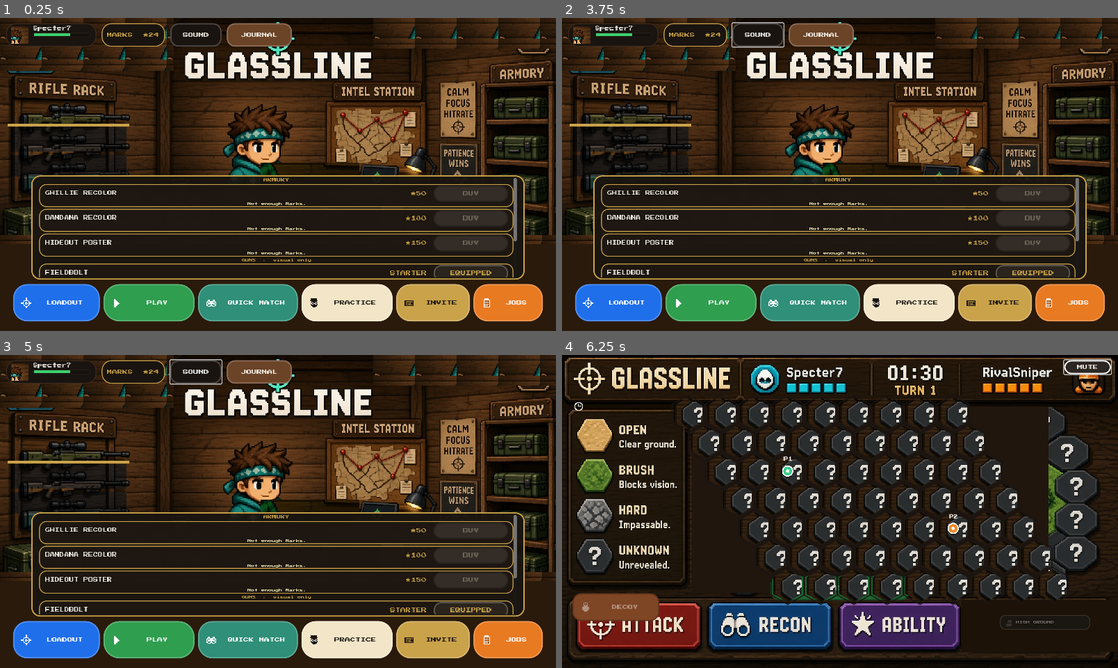
Above: before the commit, frames 1-4 (two rows, left to right).
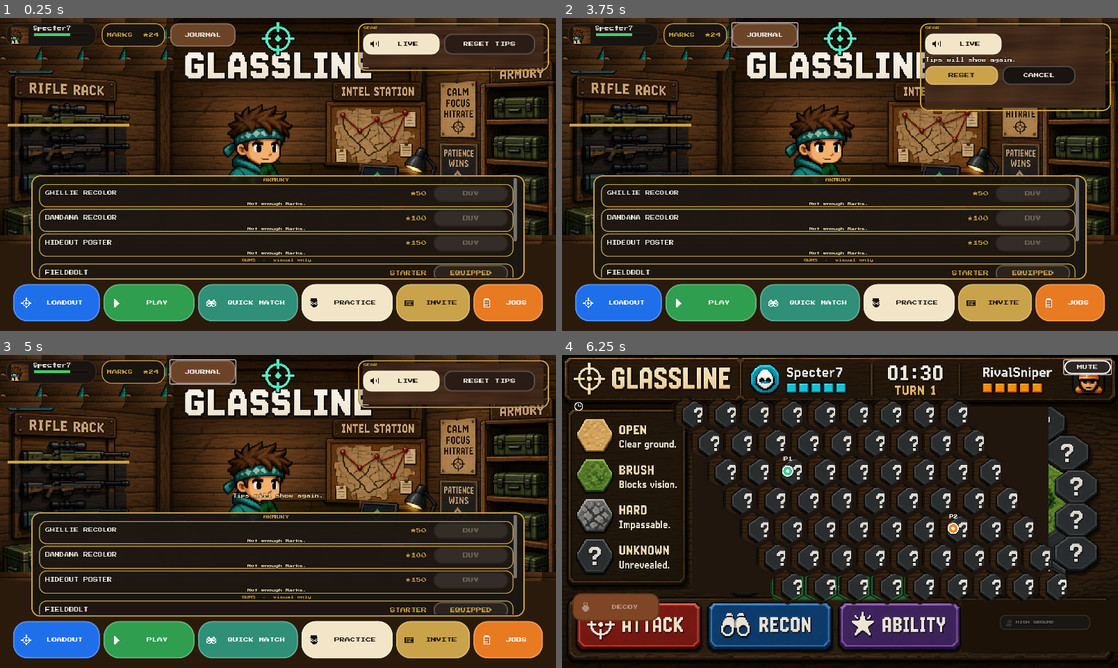
Above: after the commit, the same moments.

Repository: physikal/glassline-godot
Game: Godot game, scene res://scenes/lobby/hideout_lobby.tscn
Two runs of this game, one before a commit and one after it. Both use one fixed random seed, a clock stepped at 60 frames per second and the inputs below.
Inputs (mouse positions are in pixels of both pictures, inside the frame that each line leads up to):
- Up to frame 1 (0.25 s): no input
- Up to frame 2 (3.75 s): click (756, 33) at 0.5 s, where only the run before the commit has a clickable "SOUND"; click (756, 33) at 1.25 s, where only the run before the commit has a clickable "MUTE"; click (962, 43) at 2 s, where only the run after the commit has a clickable "LIVE"; click (962, 43) at 2.75 s, where only the run after the commit has a clickable "MUTED"; click (1051, 43) at 3.5 s, where only the run after the commit has a clickable "RESET TIPS"
- Up to frame 3 (5 s): click (400, 411) at 4.25 s, where only the run after the commit has a clickable "RESET"
- Up to frame 4 (6.25 s): click "PLAY" at 5 s; click "SOUND" at 5.75 s

The runs differ from the first frame. In frame 1, 4.2% of the frame differs, in the area x 30-99%, y 1-17%; in frame 2, 7.3%, in the area x 30-99%, y 1-30%; in frame 3, 4.3%; in frame 4, nothing differs.

Commit message:
Add hideout gear strip for master mute and coach tip reset.
The wood plate shares the existing juice mute and only clears coachSeen plus coachTerrainSeen after a local confirm.

Co-authored-by: physikal <physikal@users.noreply.github.com>

Diff:
--- a/autoload/audio_juice.gd
+++ b/autoload/audio_juice.gd
@@ -6,6 +6,7 @@
 
 const STORE := "user://glassline_settings.json"
 
+var store_path: String = STORE
 var muted: bool = false
 var last_cues: PackedStringArray = PackedStringArray()
 var last_played: PackedStringArray = PackedStringArray()
@@ -139,9 +140,9 @@
 
 
 func _load() -> void:
-	if not FileAccess.file_exists(STORE):
+	if not FileAccess.file_exists(store_path):
 		return
-	var file := FileAccess.open(STORE, FileAccess.READ)
+	var file := FileAccess.open(store_path, FileAccess.READ)
 	if file == null:
 		return
 	var parsed: Variant = JSON.parse_string(file.get_as_text())
@@ -151,7 +152,7 @@
 
 
 func _save() -> void:
-	var file := FileAccess.open(STORE, FileAccess.WRITE)
+	var file := FileAccess.open(store_path, FileAccess.WRITE)
 	if file == null:
 		return
 	file.store_string(JSON.stringify({"muted": muted}))
--- /dev/null
+++ b/scenes/lobby/gear_strip.gd
@@ -0,0 +1,233 @@
+extends Control
+## Hideout gear strip. Wood plate + chunky chips.
+## Master mute shares AudioJuice with match SOUND chrome. Coach reset is local.
+
+const Chrome := preload("res://scripts/chrome.gd")
+const Contract := preload("res://types/contract.gd")
+const Coach := preload("res://scenes/match/first_hunt_coach.gd")
+
+signal tips_reset
+
+## Headless stand-in. The hideout leaves this empty and uses the AudioJuice autoload.
+var audio = null
+
+var _plate: PanelContainer
+var _mute_btn: Button
+var _reset_btn: Button
+var _confirm_box: VBoxContainer
+var _confirm_label: Label
+var _yes_btn: Button
+var _no_btn: Button
+var _confirming: bool = false
+var _built: bool = false
+
+const _IDLE_BOTTOM := 122.0
+const _CONFIRM_BOTTOM := 214.0
+
+
+func _ready() -> void:
+	if not _built:
+		_build()
+	refresh_mute()
+
+
+func uses_wood() -> bool:
+	return _plate != null and _plate.get_node_or_null("Wood") is TextureRect
+
+
+func mute_text() -> String:
+	if _mute_btn == null:
+		return ""
+	return _mute_btn.text
+
+
+func mute_icon_kind() -> String:
+	if _mute_btn == null:
+		return ""
+	return str(_mute_btn.get_meta("icon_kind", ""))
+
+
+func is_confirming() -> bool:
+	return _confirming and _confirm_box != null and _confirm_box.visible
+
+
+func confirm_copy() -> String:
+	if _confirm_label == null:
+		return ""
+	return _confirm_label.text
+
+
+func plate_copy() -> String:
+	var bits: PackedStringArray = [Contract.GEAR_KICKER]
+	if _mute_btn:
+		bits.append(_mute_btn.text)
+	if _reset_btn and _reset_btn.visible:
+		bits.append(_reset_btn.text)
+	if is_confirming() and _confirm_label:
+		bits.append(_confirm_label.text)
+		if _yes_btn:
+			bits.append(_yes_btn.text)
+		if _no_btn:
+			bits.append(_no_btn.text)
+	return " ".join(bits)
+
+
+func refresh_mute() -> void:
+	_refresh_mute()
+
+
+func press_mute() -> void:
+	_on_mute()
+
+
+func press_reset() -> void:
+	_on_reset()
+
+
+func press_confirm() -> void:
+	_on_confirm()
+
+
+func press_cancel() -> void:
+	_on_cancel()
+
+
+func _build() -> void:
+	_built = true
+	name = "GearStrip"
+	mouse_filter = Control.MOUSE_FILTER_IGNORE
+	set_anchors_preset(Control.PRESET_TOP_RIGHT)
+	offset_left = -456.0
+	offset_right = -16.0
+	offset_top = 12.0
+	offset_bottom = _IDLE_BOTTOM
+
+	_plate = PanelContainer.new()
+	_plate.name = "GearPlate"
+	_plate.set_anchors_preset(Control.PRESET_FULL_RECT)
+	var box := Chrome.flat(Color(0.10, 0.07, 0.05, 0.28), 18, Chrome.HIGH_GOLD, 3)
+	box.content_margin_left = 12
+	box.content_margin_right = 12
+	box.content_margin_top = 8
+	box.content_margin_bottom = 8
+	_plate.add_theme_stylebox_override("panel", box)
+	add_child(_plate)
+
+	var wood := TextureRect.new()
+	wood.name = "Wood"
+	wood.set_anchors_preset(Control.PRESET_FULL_RECT)
+	wood.texture = Chrome.make_wood_texture(220, 96)
+	wood.expand_mode = TextureRect.EXPAND_IGNORE_SIZE
+	wood.stretch_mode = TextureRect.STRETCH_SCALE
+	wood.mouse_filter = Control.MOUSE_FILTER_IGNORE
+	_plate.add_child(wood)
+
+	var col := VBoxContainer.new()
+	col.add_theme_constant_override("separation", 8)
+	col.mouse_filter = Control.MOUSE_FILTER_IGNORE
+	_plate.add_child(col)
+
+	var kicker := Label.new()
+	kicker.text = Contract.GEAR_KICKER
+	kicker.mouse_filter = Control.MOUSE_FILTER_IGNORE
+	Chrome.apply_label(kicker, 8, Chrome.HIGH_GOLD, true)
+	col.add_child(kicker)
+
+	var row := HBoxContainer.new()
+	row.add_theme_constant_override("separation", 10)
+	row.mouse_filter = Control.MOUSE_FILTER_IGNORE
+	col.add_child(row)
+
+	_mute_btn = Chrome.chunk_button(Contract.GEAR_MUTE_LIVE, Chrome.POSTER_PAPER, Chrome.INK, Vector2(176, 48))
+	_mute_btn.pressed.connect(_on_mute)
+	_mute_btn.focus_mode = Control.FOCUS_NONE
+	row.add_child(_mute_btn)
+
+	_reset_btn = Chrome.chunk_button(Contract.GEAR_RESET, Chrome.WOOD_DARK, Chrome.CREAM, Vector2(210, 48))
+	_reset_btn.pressed.connect(_on_reset)
+	_reset_btn.focus_mode = Control.FOCUS_NONE
+	row.add_child(_reset_btn)
+
+	_confirm_box = VBoxContainer.new()
+	_confirm_box.visible = false
+	_confirm_box.add_theme_constant_override("separation", 8)
+	_confirm_box.mouse_filter = Control.MOUSE_FILTER_IGNORE
+	col.add_child(_confirm_box)
+
+	_confirm_label = Label.new()
+	_confirm_label.text = Contract.GEAR_CONFIRM_COPY
+	_confirm_label.autowrap_mode = TextServer.AUTOWRAP_WORD_SMART
+	_confirm_label.mouse_filter = Control.MOUSE_FILTER_IGNORE
+	Chrome.apply_label(_confirm_label, 10, Chrome.CREAM, true)
+	_confirm_box.add_child(_confirm_label)
+
+	var actions := HBoxContainer.new()
+	actions.add_theme_constant_override("separation", 10)
+	actions.mouse_filter = Control.MOUSE_FILTER_IGNORE
+	_confirm_box.add_child(actions)
+
+	_yes_btn = Chrome.chunk_button(Contract.GEAR_CONFIRM_YES, Chrome.HIGH_GOLD, Chrome.INK, Vector2(168, 44))
+	_yes_btn.focus_mode = Control.FOCUS_NONE
+	_yes_btn.pressed.connect(_on_confirm)
+	actions.add_child(_yes_btn)
+
+	_no_btn = Chrome.chunk_button(Contract.GEAR_CONFIRM_NO, Chrome.INK, Chrome.CREAM, Vector2(168, 44))
+	_no_btn.focus_mode = Control.FOCUS_NONE
+	_no_btn.pressed.connect(_on_cancel)
+	actions.add_child(_no_btn)
+
+	_refresh_mute()
+
+
+func _audio():
+	if audio != null:
+		return audio
+	## Autoload node. Resolved by path so headless script checks can compile
+	## before the singleton name is in scope.
+	return get_node("/root/AudioJuice")
+
+
+func _refresh_mute() -> void:
+	if _mute_btn == null:
+		return
+	var muted := bool(_audio().muted)
+	var fg := Chrome.CREAM if muted else Chrome.INK
+	var bg := Chrome.INK if muted else Chrome.POSTER_PAPER
+	_mute_btn.text = Contract.GEAR_MUTE_MUTED if muted else Contract.GEAR_MUTE_LIVE
+	Chrome.paint_chunk_button(_mute_btn, bg, fg)
+	var kind := "speaker_off" if muted else "speaker"
+	_mute_btn.set_meta("icon_kind", kind)
+	_mute_btn.icon = Chrome.make_icon(kind, fg, 22)
+	_mute_btn.add_theme_constant_override("h_separation", 8)
+	_mute_btn.add_theme_constant_override("icon_max_width", 22)
+	_mute_btn.tooltip_text = Chrome.mute_button_tip(muted)
+
+
+func _on_mute() -> void:
+	_audio().toggle_mute()
+	_refresh_mute()
+
+
+func _on_reset() -> void:
+	_set_confirming(true)
+
+
+func _on_cancel() -> void:
+	_set_confirming(false)
+
+
+func _on_confirm() -> void:
+	if not _confirming:
+		return
+	Coach.reset_tips()
+	_set_confirming(false)
+	tips_reset.emit()
+
+
+func _set_confirming(on: bool) -> void:
+	_confirming = on
+	if _confirm_box:
+		_confirm_box.visible = on
+	if _reset_btn:
+		_reset_btn.visible = not on
+	offset_bottom = _CONFIRM_BOTTOM if on else _IDLE_BOTTOM
--- a/scenes/lobby/hideout_lobby.gd
+++ b/scenes/lobby/hideout_lobby.gd
@@ -9,6 +9,7 @@
 const Queue := preload("res://types/queue.gd")
 const ExposureDoll := preload("res://scenes/match/exposure_doll.gd")
 const JournalPlate := preload("res://scenes/lobby/journal_plate.gd")
+const GearStrip := preload("res://scenes/lobby/gear_strip.gd")
 
 var _bg: TextureRect
 var _wood_covers: Array[ColorRect] = []
@@ -46,8 +47,8 @@
 var _dock_practice: Button
 var _practice_panel: PanelContainer
 var _journal_plate: JournalPlate
+var _gear: GearStrip
 var _dock: HBoxContainer
-var _mute_btn: Button
 
 
 func _ready() -> void:
@@ -231,6 +232,18 @@
 		DisplayServer.window_set_mode(DisplayServer.WINDOW_MODE_WINDOWED)
 		DisplayServer.window_set_size(Vector2i(1280, 720))
 		await _capture_journal_muted()
+	elif "--capture-gear-strip" in args:
+		DisplayServer.window_set_mode(DisplayServer.WINDOW_MODE_WINDOWED)
+		DisplayServer.window_set_size(Vector2i(1280, 720))
+		await _capture_gear(false, false)
+	elif "--capture-gear-muted" in args:
+		DisplayServer.window_set_mode(DisplayServer.WINDOW_MODE_WINDOWED)
+		DisplayServer.window_set_size(Vector2i(1280, 720))
+		await _capture_gear(true, false)
+	elif "--capture-gear-confirm" in args:
+		DisplayServer.window_set_mode(DisplayServer.WINDOW_MODE_WINDOWED)
+		DisplayServer.window_set_size(Vector2i(1280, 720))
+		await _capture_gear(false, true)
 	elif "--capture-abandon-cta" in args or "--capture-grace-countdown" in args \
 			or "--capture-forfeit-overlay" in args \
 			or "--capture-end-summary-kill" in args \
@@ -628,6 +641,7 @@
 	add_child(operative)
 
 	_build_top_bar()
+	_build_gear_strip()
 
 	_last_pay = Label.new()
 	_last_pay.visible = false
@@ -757,11 +771,6 @@
 	_marks.vertical_alignment = VERTICAL_ALIGNMENT_CENTER
 	Chrome.apply_label(_marks, 12, Chrome.HIGH_GOLD, true)
 	marks_chip.add_child(_marks)
-
-	_mute_btn = Chrome.dock_button(Chrome.mute_button_text(AudioJuice.muted), Chrome.INK, Chrome.CREAM, Vector2(118, 36))
-	_mute_btn.tooltip_text = Chrome.mute_button_tip(AudioJuice.muted)
-	_mute_btn.pressed.connect(_toggle_mute)
-	left.add_child(_mute_btn)
 
 	var journal := Chrome.dock_button(Contract.JOURNAL_CTA, Chrome.WOOD, Chrome.CREAM, Vector2(150, 36))
 	journal.tooltip_text = "Last hunts from the ledger."
@@ -1274,6 +1283,35 @@
 	var back := Chrome.chunk_button(Contract.PRACTICE_BACK, Chrome.INK, Chrome.CREAM, Vector2(180, 52))
 	back.pressed.connect(_close_practice)
 	actions.add_child(back)
+
+
+func _build_gear_strip() -> void:
+	_gear = GearStrip.new()
+	_gear.tips_reset.connect(_on_tips_reset)
+	add_child(_gear)
+
+
+func _on_tips_reset() -> void:
+	_toast_msg(Contract.GEAR_CONFIRM_COPY)
+
+
+func _capture_gear(muted: bool, confirm: bool) -> void:
+	if _shop_row:
+		_shop_row.visible = false
+	AudioJuice.set_muted(muted)
+	if _gear:
+		_gear.refresh_mute()
+		if confirm:
+			_gear.press_reset()
+	var path := "res://artifacts/ux/gear_strip_live.png"
+	var tag := "S1_GEAR_LIVE"
+	if confirm:
+		path = "res://artifacts/ux/gear_strip_confirm.png"
+		tag = "S4_GEAR_CONFIRM"
+	elif muted:
+		path = "res://artifacts/ux/gear_strip_muted.png"
+		tag = "S2_GEAR_MUTED"
+	await _capture_named(path, tag)
 
 
 func _build_journal_plate() -> void:
@@ -1905,13 +1943,6 @@
 		_toggle_live()
 
 
-func _toggle_mute() -> void:
-	AudioJuice.toggle_mute()
-	if _mute_btn:
-		_mute_btn.text = Chrome.mute_button_text(AudioJuice.muted)
-		_mute_btn.tooltip_text = Chrome.mute_button_tip(AudioJuice.muted)
-
-
 func _toggle_live() -> void:
 	ClientSession.live_override = 0 if ClientSession.use_live_api() else 1
 	if ClientSession.use_live_api():
--- a/scenes/match/first_hunt_coach.gd
+++ b/scenes/match/first_hunt_coach.gd
@@ -52,7 +52,18 @@
 
 static func clear_seen() -> void:
 	var cfg := ConfigFile.new()
+	cfg.load(store_path)
 	cfg.set_value(Contract.COACH_SECTION, Contract.COACH_SEEN_KEY, false)
+	cfg.save(store_path)
+
+
+static func reset_tips() -> void:
+	## Local only. Clears first-hunt and the terrain kind list. No API.
+	## coachTerrainSeen is a comma list (high,brush), so clear it to empty.
+	var cfg := ConfigFile.new()
+	cfg.load(store_path)
+	cfg.set_value(Contract.COACH_SECTION, Contract.COACH_SEEN_KEY, false)
+	cfg.set_value(Contract.COACH_SECTION, Contract.COACH_TERRAIN_SEEN_KEY, "")
 	cfg.save(store_path)
 
 
--- a/scripts/chrome.gd
+++ b/scripts/chrome.gd
@@ -392,6 +392,10 @@
 			_icon_coin(img, color)
 		"gem":
 			_icon_gem(img, color)
+		"speaker", "sound":
+			_icon_speaker(img, color, false)
+		"speaker_off", "mute":
+			_icon_speaker(img, color, true)
 		_:
 			_icon_star(img, color)
 	return ImageTexture.create_from_image(img)
@@ -643,6 +647,25 @@
 	_fill_circle(img, 20, 14, 1, INK)
 
 
+static func _icon_speaker(img: Image, color: Color, off: bool) -> void:
+	## Toy speaker. Live draws two sound bars. Muted draws a slash. No mic / radio kit.
+	var s := mini(img.get_width(), img.get_height())
+	var body_w := maxi(4, int(float(s) * 0.26))
+	var body_h := maxi(5, int(float(s) * 0.34))
+	var body_x := int(float(s) * 0.08)
+	var body_y := int(float(s) * 0.33)
+	_fill_rect(img, body_x, body_y, body_w, body_h, color)
+	var cone_x := body_x + body_w - 1
+	_fill_rect(img, cone_x, int(float(s) * 0.24), maxi(3, int(float(s) * 0.16)), int(float(s) * 0.52), color)
+	_fill_rect(img, cone_x + int(float(s) * 0.12), int(float(s) * 0.14), maxi(2, int(float(s) * 0.12)), int(float(s) * 0.72), color)
+	if off:
+		_line(img, float(s) * 0.62, float(s) * 0.18, float(s) * 0.92, float(s) * 0.82, color)
+		_line(img, float(s) * 0.68, float(s) * 0.16, float(s) * 0.98, float(s) * 0.80, color)
+	else:
+		_fill_rect(img, int(float(s) * 0.68), int(float(s) * 0.36), maxi(2, int(float(s) * 0.08)), int(float(s) * 0.28), color)
+		_fill_rect(img, int(float(s) * 0.82), int(float(s) * 0.22), maxi(2, int(float(s) * 0.08)), int(float(s) * 0.56), color)
+
+
 static func _icon_clipboard(img: Image, color: Color) -> void:
 	_fill_rect(img, 7, 6, 15, 18, color)
 	_fill_rect(img, 9, 8, 11, 14, Color(0, 0, 0, 0.28))
--- a/tools/headless_loop_test.gd
+++ b/tools/headless_loop_test.gd
@@ -12,6 +12,7 @@
 const Chrome := preload("res://scripts/chrome.gd")
 const Journal := preload("res://types/journal.gd")
 const JournalPlate := preload("res://scenes/lobby/journal_plate.gd")
+const GearStrip := preload("res://scenes/lobby/gear_strip.gd")
 const MockScript := preload("res://autoload/mock_match_server.gd")
 const SessionScript := preload("res://autoload/client_session.gd")
 const JuiceScript := preload("res://autoload/audio_juice.gd")
@@ -154,6 +155,7 @@
 	_player_persist_case(failed)
 	_first_hunt_coach_case(failed)
 	_terrain_coach_case(failed)
+	_gear_strip_case(failed)
 	_practice_case(failed)
 	_journal_case(failed)
 
@@ -2433,6 +2435,113 @@
 	done.free()
 	held.free()
 	Coach.restore_store()
+
+
+func _gear_strip_case(failed: PackedStringArray) -> void:
+	## S1–S6: hideout gear strip. Mute persists and silences juice. Coach reset confirms first.
+	## Terrain seen is the landed comma list (high,brush), not a bool.
+	var Coach := load("res://scenes/match/first_hunt_coach.gd")
+	var Terrain := load("res://scenes/match/terrain_coach.gd")
+	var store := "user://glassline_coach_gear_test.cfg"
+	Coach.reset_store_for_test(store)
+	Terrain.store_path = store
+	Coach.mark_seen()
+	Terrain.mark_kind(Contract.COACH_TERRAIN_HIGH)
+	Terrain.mark_kind(Contract.COACH_TERRAIN_BRUSH)
+	_expect(failed, Coach.is_seen(), "S3 coachSeen starts dismissed")
+	_expect(failed, Terrain.is_kind_seen(Contract.COACH_TERRAIN_HIGH), "S3 high starts dismissed")
+	_expect(failed, Terrain.is_kind_seen(Contract.COACH_TERRAIN_BRUSH), "S3 brush starts dismissed")
+
+	var juice = JuiceScript.new()
+	juice.store_path = "user://glassline_settings_gear_test.json"
+	juice.set_muted(false)
+	var strip = GearStrip.new()
+	strip.audio = juice
+	strip._build()
+	_expect(failed, strip.uses_wood(), "S6 wood plate")
+	_expect(failed, strip.mute_text() == Contract.GEAR_MUTE_LIVE, "S1 live label")
+	_expect(failed, strip.mute_icon_kind() == "speaker", "S1 speaker icon")
+	_expect(failed, strip.mouse_filter == Control.MOUSE_FILTER_IGNORE, "S2 strip does not cover the room")
+	_expect(failed, not strip.is_confirming(), "S4 confirm starts closed")
+
+	strip.press_mute()
+	_expect(failed, juice.muted, "S1 mute toggles juice")
+	_expect(failed, strip.mute_text() == Contract.GEAR_MUTE_MUTED, "S1 muted label")
+	_expect(failed, strip.mute_icon_kind() == "speaker_off", "S1 muted speaker")
+	juice.notice_last_action({
+		"type": Contract.ACT_ATTACK,
+		"hit": true,
+		"highGroundApplied": true,
+		"coverApplied": true,
+	})
+	_expect(failed, juice.last_played.is_empty(), "S2 muted plays nothing")
+	_expect(failed, juice.last_cues.has(Contract.CUE_HIT), "S2 silent hunt still names the cue")
+	_expect(failed, juice.last_cues.has(Contract.CUE_HIGH) and juice.last_cues.has(Contract.CUE_BRUSH), "S2 mute kills every stinger")
+	var toast := Chrome.describe_attack_result({
+		"type": Contract.ACT_ATTACK,
+		"hit": true,
+		"hitChance": 0.9,
+	})
+	_expect(failed, toast.find("Shot hit") >= 0, "S2 result toast still readable")
+	var again = JuiceScript.new()
+	again.store_path = juice.store_path
+	again._load()
+	_expect(failed, again.muted, "S1 mute survives restart")
+	var raw := FileAccess.get_file_as_string(juice.store_path)
+	_expect(failed, raw.find("http") < 0 and raw.find("token") < 0, "S5 settings file is local mute only")
+
+	strip.press_confirm()
+	_expect(failed, Coach.is_seen(), "S4 confirm without ask keeps coachSeen")
+	_expect(failed, Terrain.is_kind_seen(Contract.COACH_TERRAIN_HIGH), "S4 confirm without ask keeps high")
+	_expect(failed, Terrain.is_kind_seen(Contract.COACH_TERRAIN_BRUSH), "S4 confirm without ask keeps brush")
+	strip.press_reset()
+	_expect(failed, strip.is_confirming(), "S4 confirm opens")
+	_expect(failed, strip.confirm_copy().to_lower().find("tips will show again") >= 0, "S4 tips will show again")
+	_expect(failed, Coach.is_seen(), "S4 opening confirm leaves coachSeen")
+	_expect(failed, Terrain.is_kind_seen(Contract.COACH_TERRAIN_HIGH) and Terrain.is_kind_seen(Contract.COACH_TERRAIN_BRUSH), "S4 opening confirm leaves terrain dismissed")
+	strip.press_cancel()
+	_expect(failed, not strip.is_confirming(), "S4 cancel closes")
+	_expect(failed, Coach.is_seen(), "S4 cancel leaves coachSeen")
+	_expect(failed, Terrain.is_kind_seen(Contract.COACH_TERRAIN_HIGH) and Terrain.is_kind_seen(Contract.COACH_TERRAIN_BRUSH), "S4 cancel leaves terrain dismissed")
+	strip.press_reset()
+	strip.press_confirm()
+	_expect(failed, not strip.is_confirming(), "S3 confirm closes after clear")
+	_expect(failed, not Coach.is_seen(), "S3 coachSeen cleared")
+	_expect(failed, not Terrain.is_kind_seen(Contract.COACH_TERRAIN_HIGH), "S3 high cleared")
+	_expect(failed, not Terrain.is_kind_seen(Contract.COACH_TERRAIN_BRUSH), "S3 brush cleared")
+	var cfg := ConfigFile.new()
+	_expect(failed, cfg.load(Coach.store_path) == OK, "S3 coach file saved")
+	_expect(failed, cfg.get_value(Contract.COACH_SECTION, Contract.COACH_SEEN_KEY, true) == false, "S3 coachSeen false")
+	_expect(failed, str(cfg.get_value(Contract.COACH_SECTION, Contract.COACH_TERRAIN_SEEN_KEY, "x")) == "", "S3 terrain list cleared")
+
+	var copy := strip.plate_copy().to_lower()
+	_expect(failed, copy.find("live") >= 0 or strip.mute_text() == Contract.GEAR_MUTE_MUTED, "S1 readable mute state")
+	strip.press_mute()
+	_expect(failed, not juice.muted, "S1 unmute restores juice")
+	_expect(failed, strip.mute_text() == Contract.GEAR_MUTE_LIVE, "S1 live again")
+	var gear_src := FileAccess.get_file_as_string("res://scenes/lobby/gear_strip.gd")
+	var coach_src := FileAccess.get_file_as_string("res://scenes/match/first_hunt_coach.gd")
+	_expect(failed, gear_src.find("make_wood_texture") >= 0, "S6 wood grain")
+	_expect(failed, gear_src.find("chunk_button") >= 0, "S6 chunky chips")
+	_expect(failed, gear_src.find("AudioJuice") >= 0, "S1 same mute as juice autoload")
+	_expect(failed, gear_src.find("reset_tips") >= 0, "S3 strip calls reset_tips")
+	_expect(failed, gear_src.find("MatchAPI") < 0 and gear_src.find("HTTPRequest") < 0, "S5 no API client")
+	_expect(failed, gear_src.to_lower().find("marks") < 0, "S5 no Marks")
+	_expect(failed, gear_src.find("GRAPHICS") < 0 and gear_src.to_lower().find("keybind") < 0, "S6 no graphics or keybinds")
+	_expect(failed, gear_src.find("ACCOUNT") < 0 and gear_src.find("OPTIONS") < 0, "S6 not an Options app")
+	_expect(failed, coach_src.find("func reset_tips") >= 0, "S3 reset_tips exists")
+	_expect(failed, coach_src.find("MatchAPI") < 0, "S5 coach reset has no API")
+	var hideout_src := FileAccess.get_file_as_string("res://scenes/lobby/hideout_lobby.gd")
+	_expect(failed, hideout_src.find("_build_gear_strip") >= 0, "S1 hideout builds the strip")
+	_expect(failed, hideout_src.find("tips_reset.connect") >= 0, "S3 hideout hears the reset")
+	var plate := strip.plate_copy().to_lower()
+	_expect(failed, plate.find("ranked") < 0 and plate.find("ladder") < 0, "S6 no ladder chrome")
+	_expect(failed, plate.find("account") < 0, "S6 no account chrome")
+	juice.free()
+	again.free()
+	strip.free()
+	Coach.restore_store()
+	Terrain.restore_store()
 
 
 func _recon_case(failed: PackedStringArray) -> void:
--- a/types/contract.gd
+++ b/types/contract.gd
@@ -286,6 +286,15 @@
 const COACH_TERRAIN_BRUSH_TITLE := "BRUSH"
 const COACH_TERRAIN_HIGH_COPY := "Hard hex lights the chip.\nYou shoot better from up there."
 const COACH_TERRAIN_BRUSH_COPY := "Leafy cover softens\nshots at you."
+
+## Hideout gear strip — local mute + coach reset. Not an Options app.
+const GEAR_KICKER := "GEAR"
+const GEAR_MUTE_LIVE := "LIVE"
+const GEAR_MUTE_MUTED := "MUTED"
+const GEAR_RESET := "RESET TIPS"
+const GEAR_CONFIRM_COPY := "Tips will show again."
+const GEAR_CONFIRM_YES := "RESET"
+const GEAR_CONFIRM_NO := "CANCEL"
 
 
 static func format_grace_clock(sec: float) -> String:
Binary file added: artifacts/ux/gear_strip_confirm.png
Binary file added: artifacts/ux/gear_strip_live.png
Binary file added: artifacts/ux/gear_strip_muted.png
Not shown, changed: README.md
Not shown, added: SETTINGS_GEAR_NOTES.md
